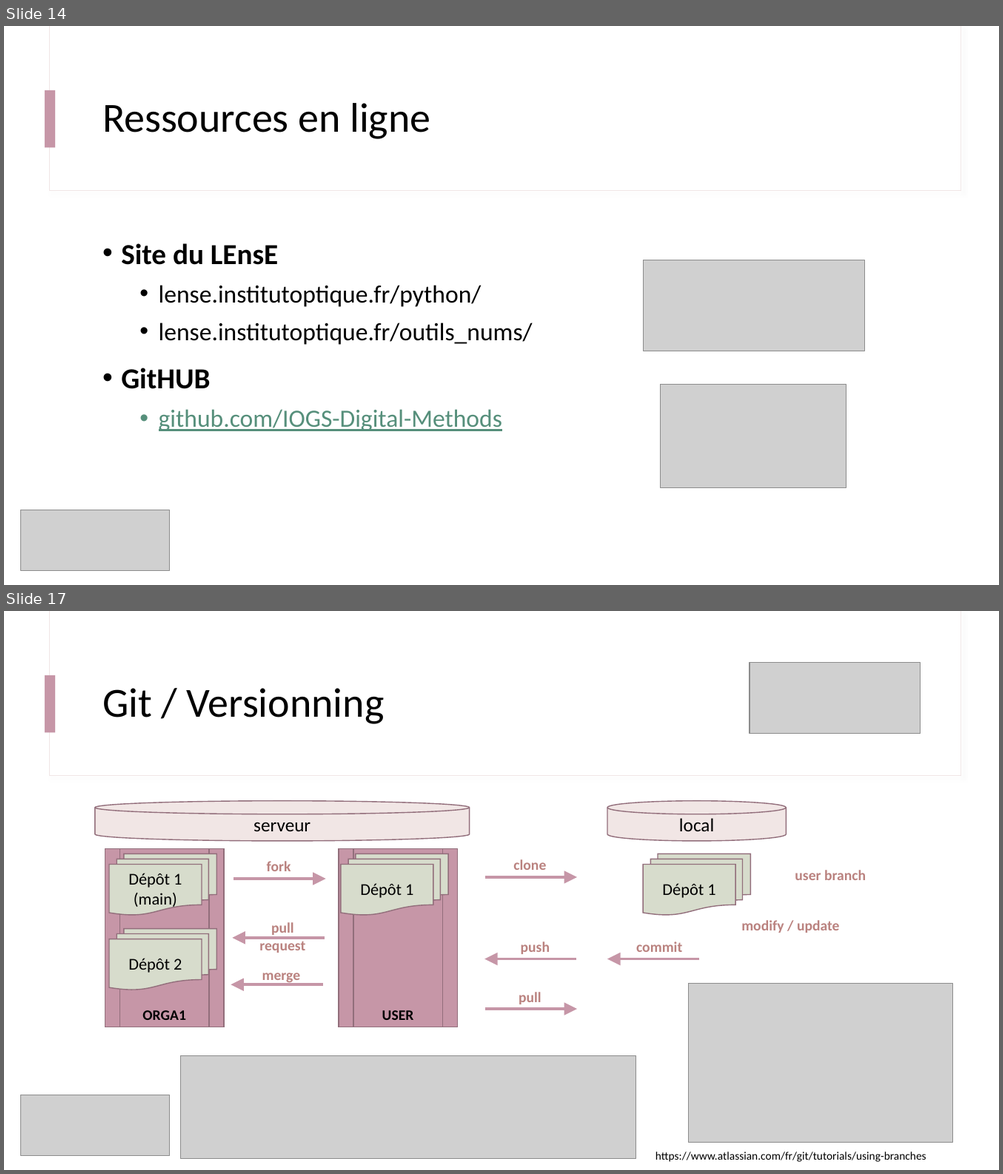
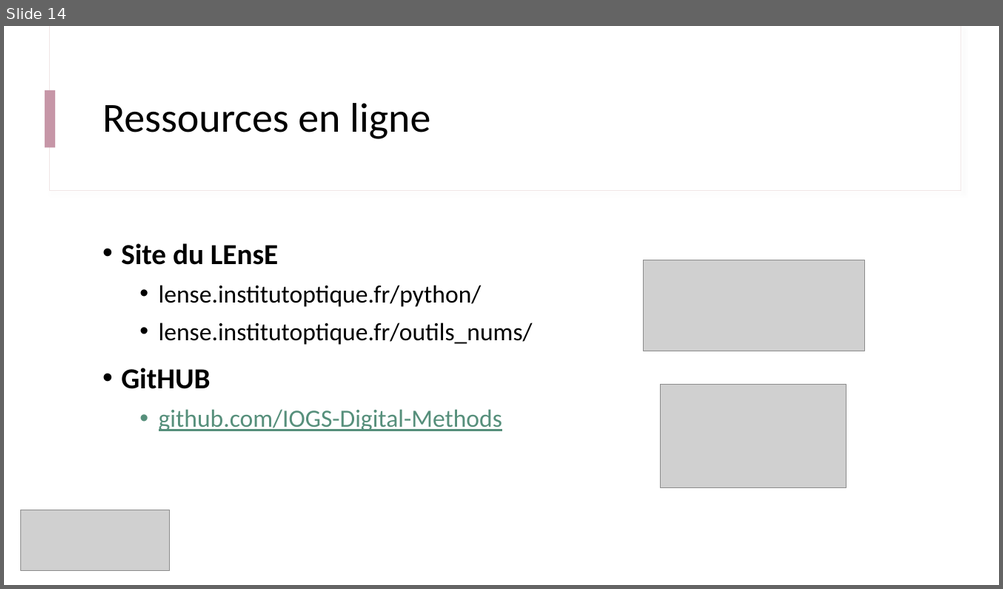
Before and after one commit to IOGS-Digital-Methods/semester-5, a slide deck: ONIP/onip_b0_intro/B0_0_Outils_Methodes.pptx. Shown one above the other, each under a label of ours: slides 14 and 17 before the commit, slide 14 after it; the slides between them are not shown. The pictures are 1003x1174 and 1003x589 pixels, drawn with LibreOffice and Linux fonts; fonts in the diff are those of the drawing; grey boxes stand for pictures. Boxes give left, top, right and bottom in pixels: in the first picture for what was removed or moved away, otherwise in the second. Text is boxed around its words. In the diff, an @@ line names an element or a change of style, - is before the commit and + after.

```diff
--- a/ONIP/onip_b0_intro/B0_0_Outils_Methodes.pptx
+++ b/ONIP/onip_b0_intro/B0_0_Outils_Methodes.pptx
@@ slide 17 removed at [4, 611, 999, 1170], background #FFFFFF; not listed: 3 template elements that a slide beside it also shows @@
@@ picture removed at [749, 663, 920, 734] @@
@@ title removed at [102, 688, 384, 724] @@
-Git / Versionning
@@ cylinder removed at [95, 801, 469, 842] @@
-serveur
@@ cylinder removed at [608, 801, 786, 842] @@
-local
@@ flow chart predefined process removed at [105, 849, 223, 1028] @@
@@ flow chart multidocument removed at [109, 854, 216, 915] @@
-Dépôt 1
-(main)
@@ flow chart predefined process removed at [338, 849, 457, 1028] @@
@@ flow chart multidocument removed at [341, 854, 448, 915] @@
-Dépôt 1
@@ flow chart multidocument removed at [643, 854, 750, 915] @@
-Dépôt 1
@@ text removed at [267, 861, 291, 871] @@
-fork
@@ text removed at [513, 860, 546, 870] @@
-clone
@@ text removed at [794, 870, 865, 880] @@
-user branch
@@ arrow removed from (234, 879) to (326, 879) @@
@@ arrow removed from (485, 877) to (577, 877) @@
@@ text removed at [741, 920, 839, 933] @@
-modify / update
@@ flow chart multidocument removed at [109, 929, 216, 990] @@
-Dépôt 2
@@ arrow removed from (324, 938) to (233, 938) @@
@@ text removed at [259, 923, 305, 953] @@
-pull request
@@ text removed at [521, 942, 549, 954] @@
-push
@@ text removed at [636, 942, 682, 952] @@
-commit
@@ arrow removed from (576, 960) to (484, 960) @@
@@ arrow removed from (700, 960) to (608, 960) @@
@@ arrow removed from (323, 985) to (231, 985) @@
@@ text removed at [262, 973, 301, 984] @@
-merge
@@ picture removed at [688, 984, 952, 1143] @@
@@ arrow removed from (485, 1009) to (577, 1009) @@
@@ text removed at [518, 992, 541, 1005] @@
-pull
@@ text removed at [142, 1011, 185, 1020] @@
-ORGA1
@@ text removed at [382, 1011, 414, 1020] @@
-USER
@@ picture removed at [181, 1056, 636, 1159] @@
@@ picture removed at [20, 1095, 170, 1156] @@
@@ text removed at [655, 1152, 926, 1162] @@
-https://www.atlassian.com/fr/git/tutorials/using-branches
```
Also in this commit, not shown: 5 other slides removed.
